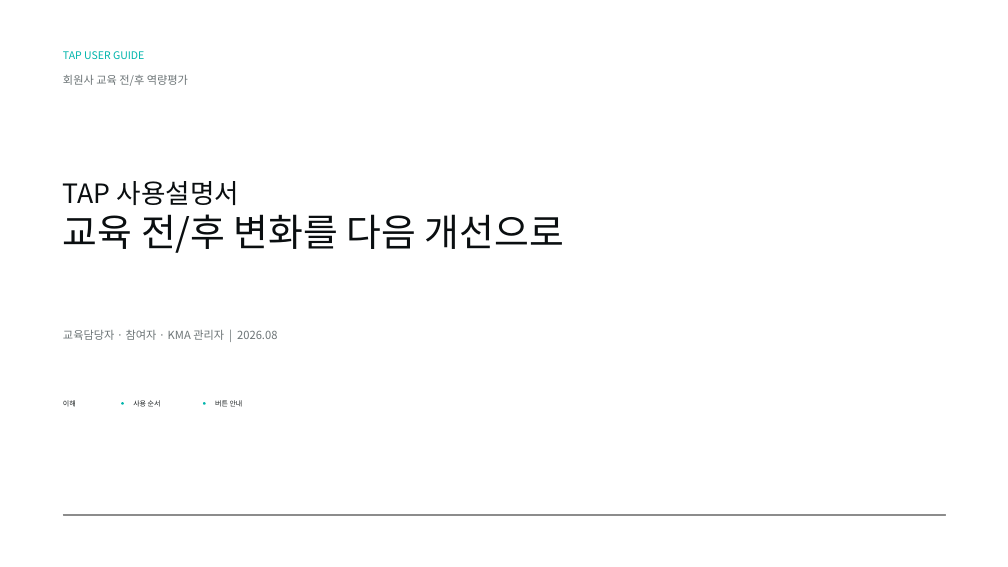
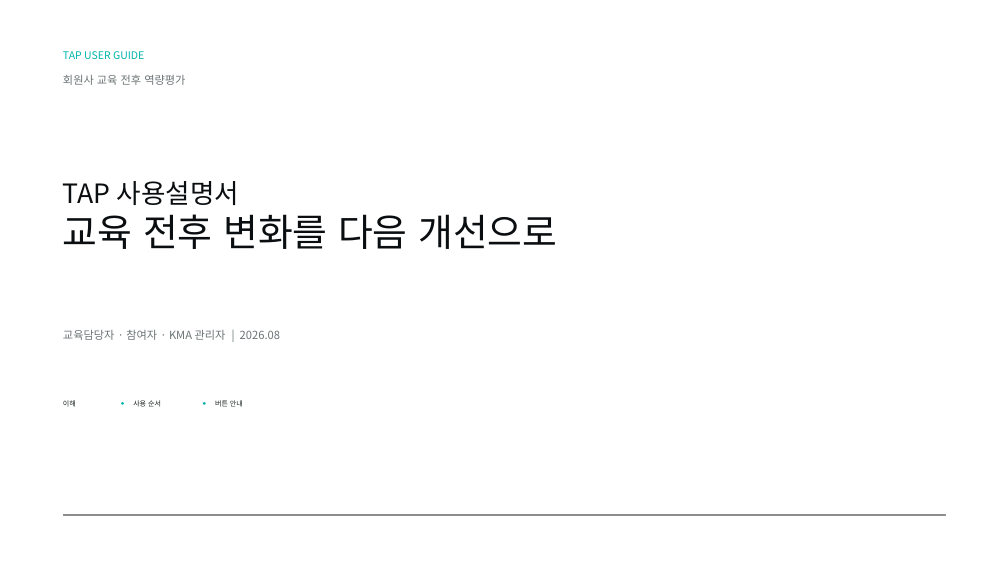
Before and after one commit to skytree96-cmyk/KMA_TAB_v2, a slide deck: slide 1 of docs/TAP_빠른사용가이드_v3.pptx. Drawn at 1008x567 pixels with LibreOffice and Linux fonts; fonts in the diff are those of the drawing; grey boxes stand for pictures; background and template pictures are left out. Boxes give left, top, right and bottom in pixels: in the first picture for what was removed or moved away, otherwise in the second. Text is boxed around its words. In the diff, an @@ line names an element or a change of style, - is before the commit and + after.

```diff
--- a/docs/TAP_빠른사용가이드_v3.pptx
+++ b/docs/TAP_빠른사용가이드_v3.pptx
@@ text at <box>63,75,185,85</box>: text changed @@
-회원사 교육 전/후 역량평가
+회원사 교육 전후 역량평가
@@ text at <box>63,214,557,249</box>: text changed @@
-교육 전/후 변화를 다음 개선으로
+교육 전후 변화를 다음 개선으로
```
Also in this commit, not shown: 8 other slides changed, 3 slides removed, 30 other files.
